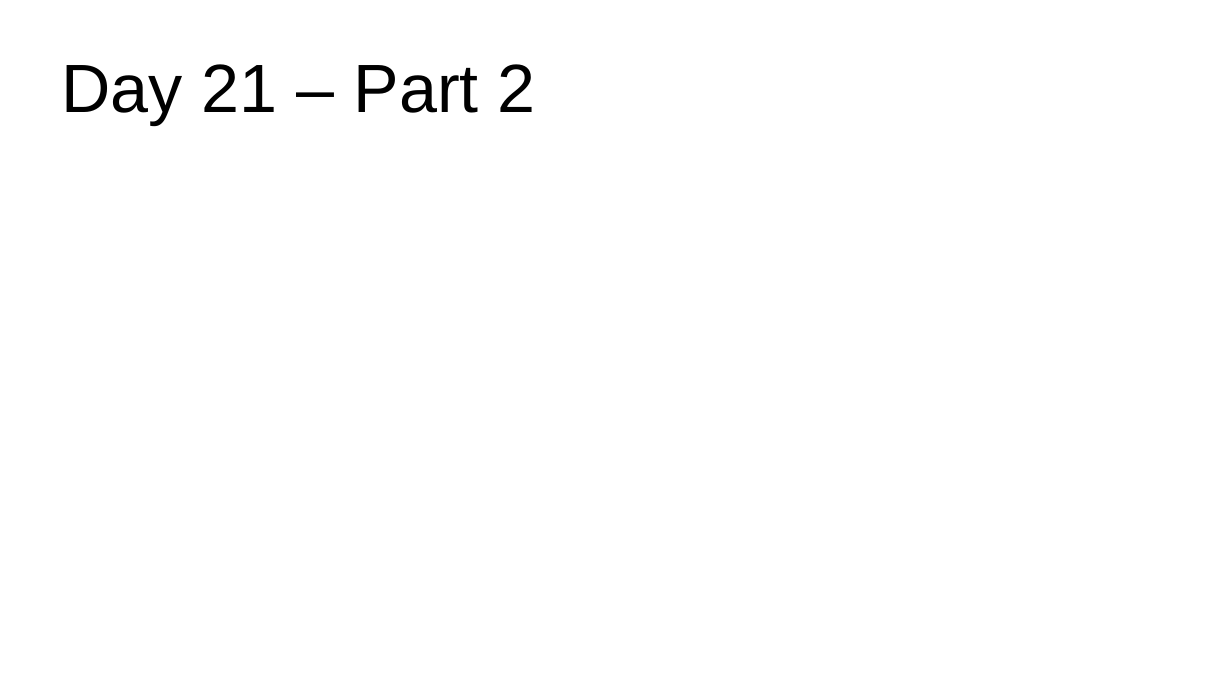
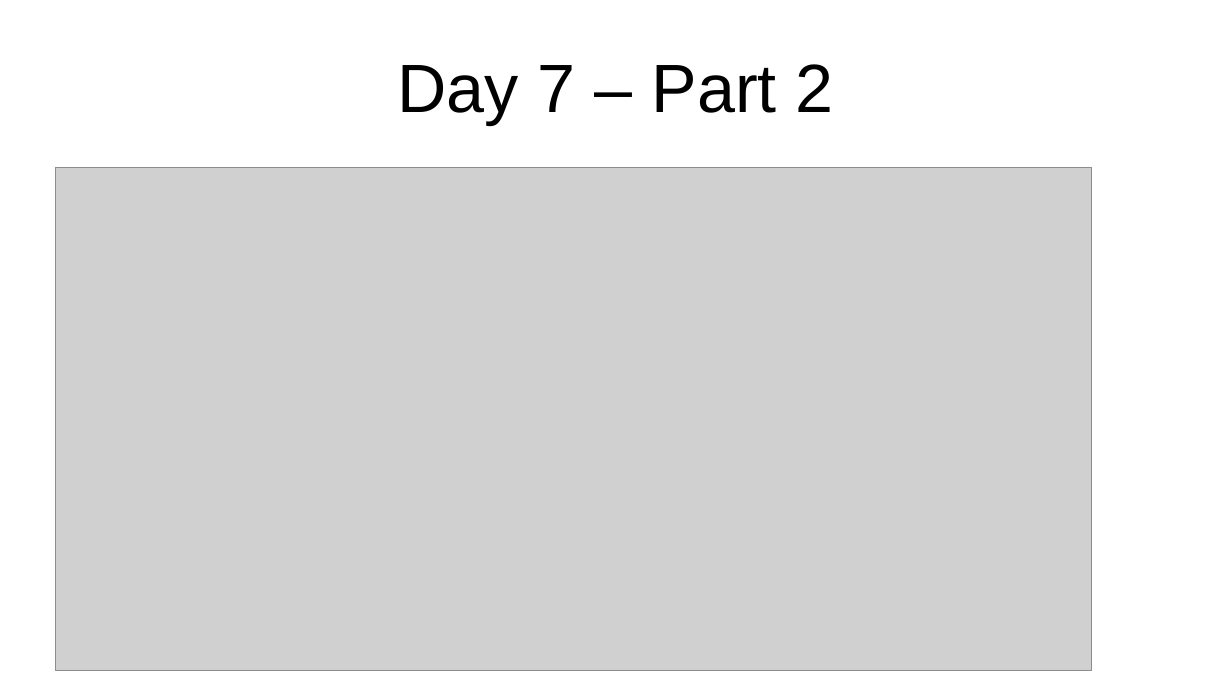
Before and after one commit to jlewis200/advent_of_code_21, a slide deck: slide 17 of aoc-cantina-time.odp (slide 8 before the commit). Drawn at 1232x693 pixels with LibreOffice and Linux fonts; fonts in the diff are those of the drawing; grey boxes stand for pictures; background and template pictures are left out. Boxes give left, top, right and bottom in pixels: in the first picture for what was removed or moved away, otherwise in the second. Text is boxed around its words. In the diff, an @@ line names an element or a change of style, - is before the commit and + after.

```diff
--- a/aoc-cantina-time.odp
+++ b/aoc-cantina-time.odp
@@ title at (397, 64, 834, 125): text changed @@
-Day 21 – Part 2
+Day 7 – Part 2
@@ picture added at (56, 168, 1092, 671) @@
```
Also in this commit, not shown: 5 other slides changed, 22 slides added, 3 slides removed, 13 other files.
